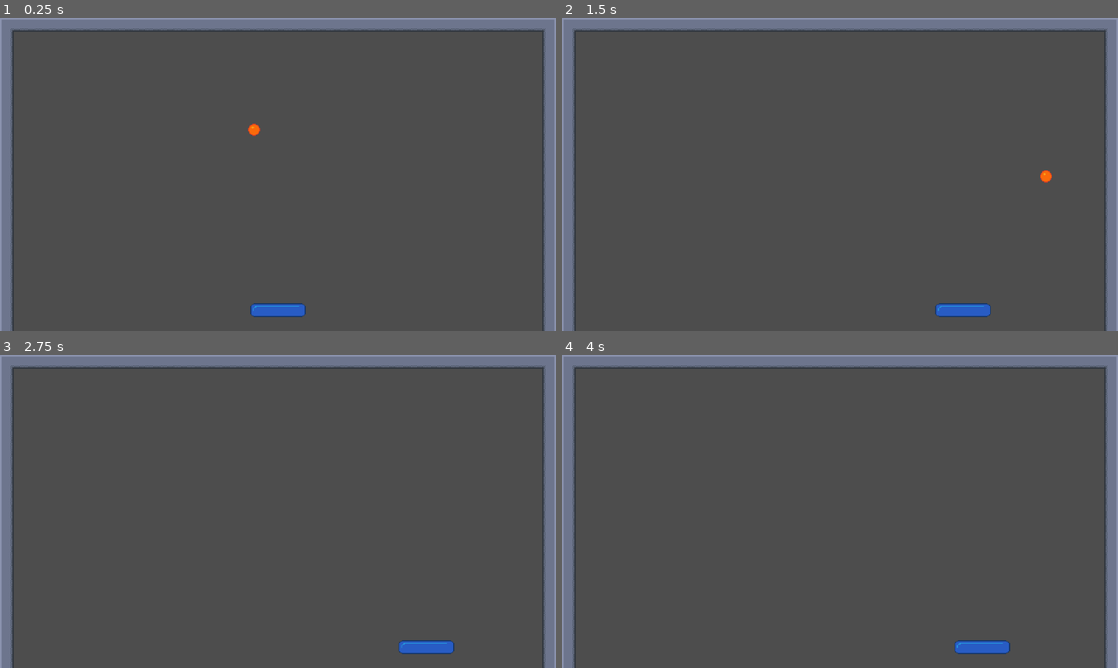
Above: before the commit, frames 1-4 (two rows, left to right).
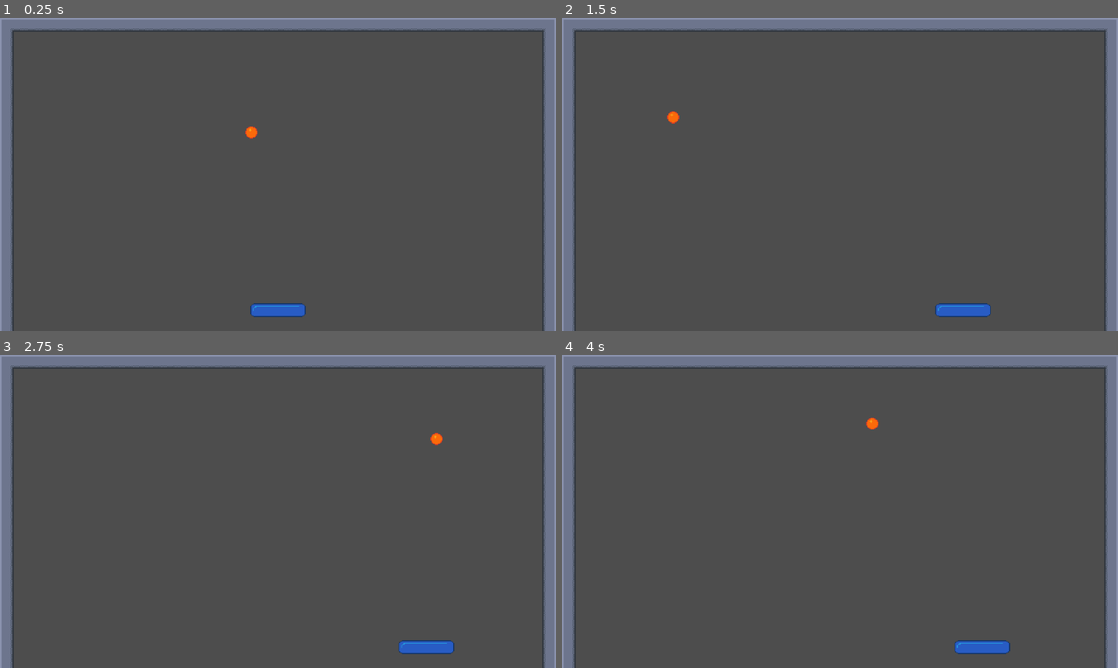
Above: after the commit, the same moments.

Repository: Ottani/breakout
Game: Godot game, scene res://Scenes/level_1.tscn
Two runs of this game, one before a commit and one after it. Both use one fixed random seed, a clock stepped at 60 frames per second and the inputs below.
Inputs:
- Up to frame 1 (0.25 s): no input
- Up to frame 2 (1.5 s): hold D (move_right) 0.53-1.28 s; hold A (move_left) from 1.28 s (still down)
- Up to frame 3 (2.75 s): release A (move_left) at 2.03 s; hold D (move_right) from 2.03 s (still down)
- Up to frame 4 (4 s): release D (move_right) at 3.53 s; hold A (move_left) from 3.53 s (still down)

The runs differ from the first frame. In frame 1, less than 0.1% of the frame differs, in the area x 44-47%, y 33-39%; in frame 2, 0.1%, in the area x 18-89%, y 29-53%; in frame 3, less than 0.1%; in frame 4, less than 0.1%.

Commit message:
Added brick and brick manager

Diff:
--- a/Scenes/ball.gd
+++ b/Scenes/ball.gd
@@ -1,4 +1,5 @@
 extends CharacterBody2D
+class_name Ball
 
 
 @export var speed: float = 300.0
@@ -8,12 +9,11 @@
 	velocity = Vector2(1, -1).normalized() * speed
 
 
-func _physics_process(delta):
-	var collision = move_and_collide(velocity * delta)
+func _physics_process(delta: float):
+	var collision: KinematicCollision2D = move_and_collide(velocity * delta)
 
 	if collision:
 		velocity = velocity.bounce(collision.get_normal())
-
-		# Optional: Check if we hit a brick to destroy it
-		#if collision.get_collider().is_in_group("bricks"):
-		#    collision.get_collider().queue_free()
+		var brick := collision.get_collider() as StaticBody2D
+		if brick and brick.is_in_group("bricks"):
+			brick.queue_free()
--- /dev/null
+++ b/Scenes/brick.tscn
@@ -0,0 +1,29 @@
+[gd_scene format=3 uid="uid://be6m7brci0ic2"]
+
+[ext_resource type="Texture2D" uid="uid://dj2jhqtykw7cm" path="res://Assets/breakout.png" id="1_lvh1d"]
+
+[sub_resource type="RectangleShape2D" id="RectangleShape2D_hqb1c"]
+size = Vector2(48, 16)
+
+[sub_resource type="AtlasTexture" id="AtlasTexture_f8nvr"]
+atlas = ExtResource("1_lvh1d")
+region = Rect2(64, 0, 48, 16)
+
+[sub_resource type="SpriteFrames" id="SpriteFrames_k76ut"]
+animations = [{
+"frames": [{
+"duration": 1.0,
+"texture": SubResource("AtlasTexture_f8nvr")
+}],
+"loop": true,
+"name": &"default",
+"speed": 5.0
+}]
+
+[node name="Brick" type="StaticBody2D" unique_id=802883576 groups=["bricks"]]
+
+[node name="CollisionShape2D" type="CollisionShape2D" parent="." unique_id=1874286396]
+shape = SubResource("RectangleShape2D_hqb1c")
+
+[node name="AnimatedSprite2D" type="AnimatedSprite2D" parent="." unique_id=570167713]
+sprite_frames = SubResource("SpriteFrames_k76ut")
--- /dev/null
+++ b/Scenes/brick_manager.gd
@@ -0,0 +1,11 @@
+extends Node2D
+class_name BrickManager
+
+@onready var area:= $Area2D/CollisionShape2D as CollisionShape2D
+var brick_scene: PackedScene = preload("res://Scenes/brick.tscn")
+
+
+func create_bricks(cols: int, rows: int, gap: int):
+	var brick: StaticBody2D = brick_scene.instantiate()
+	brick.position = area.position
+	add_child(brick)
--- /dev/null
+++ b/Scenes/brick_manager.tscn
@@ -0,0 +1,16 @@
+[gd_scene format=3 uid="uid://b6lu5c03xlch3"]
+
+[ext_resource type="Script" uid="uid://cy116avjnkrnc" path="res://Scenes/brick_manager.gd" id="1_ioduj"]
+
+[sub_resource type="RectangleShape2D" id="RectangleShape2D_ioduj"]
+size = Vector2(600, 200)
+
+[node name="BrickManager" type="Node2D" unique_id=341309759]
+script = ExtResource("1_ioduj")
+
+[node name="Area2D" type="Area2D" parent="." unique_id=1601033929]
+monitoring = false
+monitorable = false
+
+[node name="CollisionShape2D" type="CollisionShape2D" parent="Area2D" unique_id=276366360]
+shape = SubResource("RectangleShape2D_ioduj")
--- a/Scenes/level_1.gd
+++ b/Scenes/level_1.gd
@@ -1,11 +1,21 @@
 extends Node2D
 
+@onready var brick_manager = $BrickManager as BrickManager
+var ball_scene: PackedScene = preload("res://Scenes/ball.tscn")
 
-# Called when the node enters the scene tree for the first time.
 func _ready() -> void:
-	pass # Replace with function body.
+	brick_manager.create_bricks(10, 4, 10)
 
 
-# Called every frame. 'delta' is the elapsed time since the previous frame.
-func _process(delta: float) -> void:
-	pass
+func _unhandled_input(event: InputEvent) -> void:
+	if event.is_action("cancel"):
+		get_tree().quit()
+
+
+func _on_death_area_body_entered(body: Node2D) -> void:
+	print("Body entered: " + body.name)
+	if body is Ball:
+		body.queue_free()
+		await get_tree().create_timer(0.5).timeout
+		var ball := ball_scene.instantiate() as Ball
+		add_child(ball)
--- a/Scenes/level_1.tscn
+++ b/Scenes/level_1.tscn
@@ -4,6 +4,7 @@
 [ext_resource type="PackedScene" uid="uid://b4yqt20fg36v4" path="res://Scenes/paddle.tscn" id="1_vk57k"]
 [ext_resource type="PackedScene" uid="uid://bwthlo64pi2gx" path="res://Scenes/ball.tscn" id="2_8ffim"]
 [ext_resource type="Texture2D" uid="uid://dj2jhqtykw7cm" path="res://Assets/breakout.png" id="3_xfk5q"]
+[ext_resource type="PackedScene" uid="uid://b6lu5c03xlch3" path="res://Scenes/brick_manager.tscn" id="5_6444e"]
 
 [sub_resource type="RectangleShape2D" id="RectangleShape2D_8ffim"]
 size = Vector2(608, 16)
@@ -57,7 +58,7 @@
 sources/0 = SubResource("TileSetAtlasSource_7p6j4")
 
 [sub_resource type="RectangleShape2D" id="RectangleShape2D_xfk5q"]
-size = Vector2(639, 65)
+size = Vector2(639, 60)
 
 [node name="Level1" type="Node2D" unique_id=1142211454]
 script = ExtResource("1_7p6j4")
@@ -101,5 +102,10 @@
 position = Vector2(0, 180)
 
 [node name="CollisionShape2D" type="CollisionShape2D" parent="DeathArea" unique_id=2002425389]
-position = Vector2(0.5, 14.5)
+position = Vector2(0.5, 17)
 shape = SubResource("RectangleShape2D_xfk5q")
+
+[node name="BrickManager" parent="." unique_id=341309759 instance=ExtResource("5_6444e")]
+position = Vector2(0, -59)
+
+[connection signal="body_entered" from="DeathArea" to="." method="_on_death_area_body_entered"]
--- a/project.godot
+++ b/project.godot
@@ -27,6 +27,10 @@
 
 project/assembly_name="Breakout"
 
+[global_group]
+
+bricks=""
+
 [input]
 
 move_right={
@@ -43,6 +47,12 @@
 , Object(InputEventJoypadMotion,"resource_local_to_scene":false,"resource_name":"","device":-1,"axis":0,"axis_value":1.0,"script":null)
 ]
 }
+cancel={
+"deadzone": 0.2,
+"events": [Object(InputEventKey,"resource_local_to_scene":false,"resource_name":"","device":-1,"window_id":0,"alt_pressed":false,"shift_pressed":false,"ctrl_pressed":false,"meta_pressed":false,"pressed":false,"keycode":0,"physical_keycode":4194305,"key_label":0,"unicode":0,"location":0,"echo":false,"script":null)
+, Object(InputEventJoypadButton,"resource_local_to_scene":false,"resource_name":"","device":-1,"button_index":5,"pressure":0.0,"pressed":false,"script":null)
+]
+}
 
 [physics]
 
Binary file changed: Assets/breakout.png
Not shown, added: Scenes/brick_manager.gd.uid
